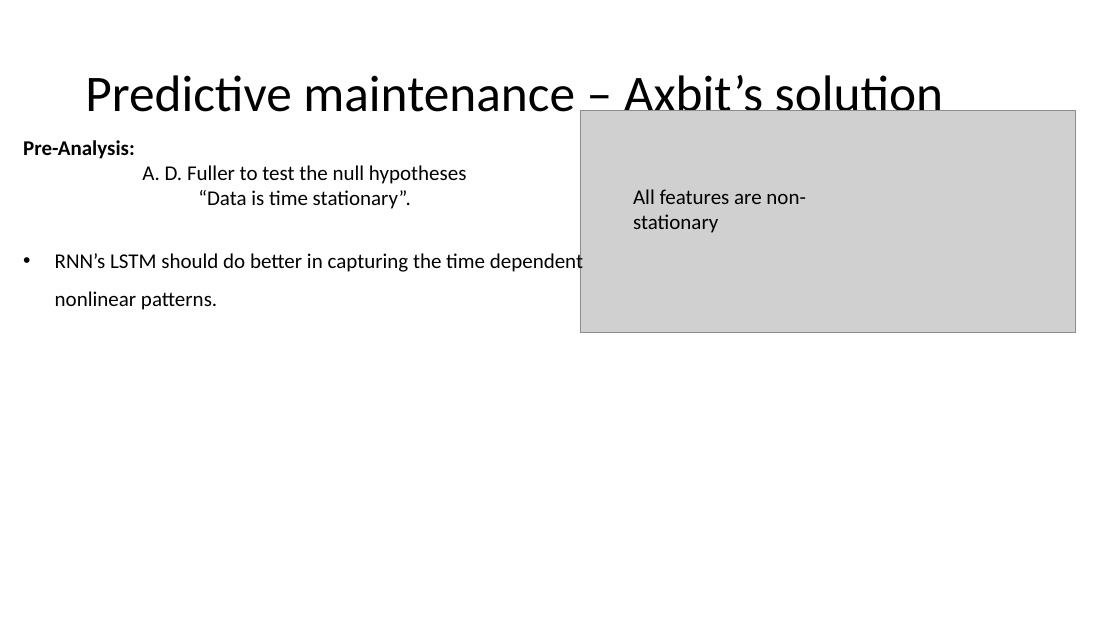
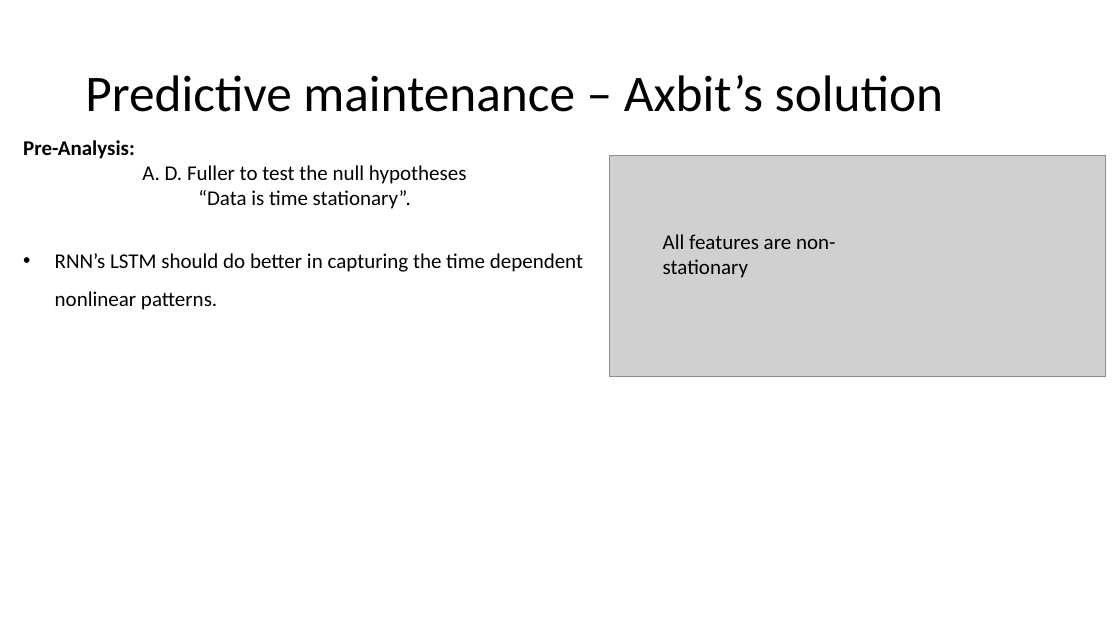
Before and after one commit to Axbit/ml-iot-showcases, a slide deck: slide 14 of PredictiveMaintenance/Predictive maintenance.pptx (slide 12 before the commit). Drawn at 1120x630 pixels with LibreOffice and Linux fonts; fonts in the diff are those of the drawing; grey boxes stand for pictures. Boxes give left, top, right and bottom in pixels: in the first picture for what was removed or moved away, otherwise in the second. Text is boxed around its words. In the diff, an @@ line names an element or a change of style, - is before the commit and + after.

```diff
--- a/PredictiveMaintenance/Predictive maintenance.pptx
+++ b/PredictiveMaintenance/Predictive maintenance.pptx
@@ picture: place and size @@
-picture at [581, 111, 1075, 332]
+picture at [610, 155, 1105, 376]
@@ text "All features are non-stationary": place and size @@
-text "All features are non-stationary" at [633, 189, 806, 233]
+text "All features are non-stationary" at [663, 234, 836, 278]
```
Also in this commit, not shown: 5 other slides changed, 2 slides added.
